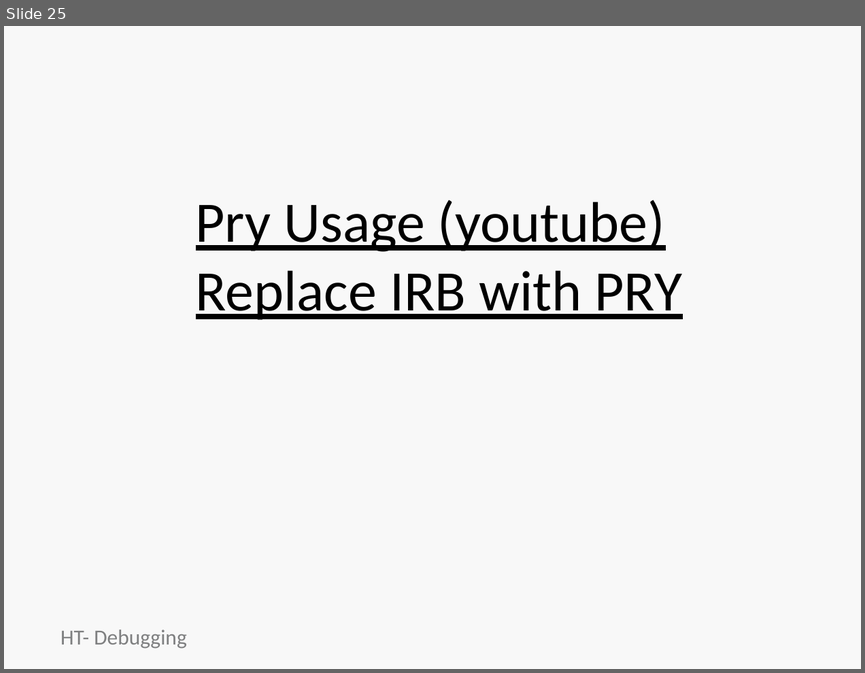
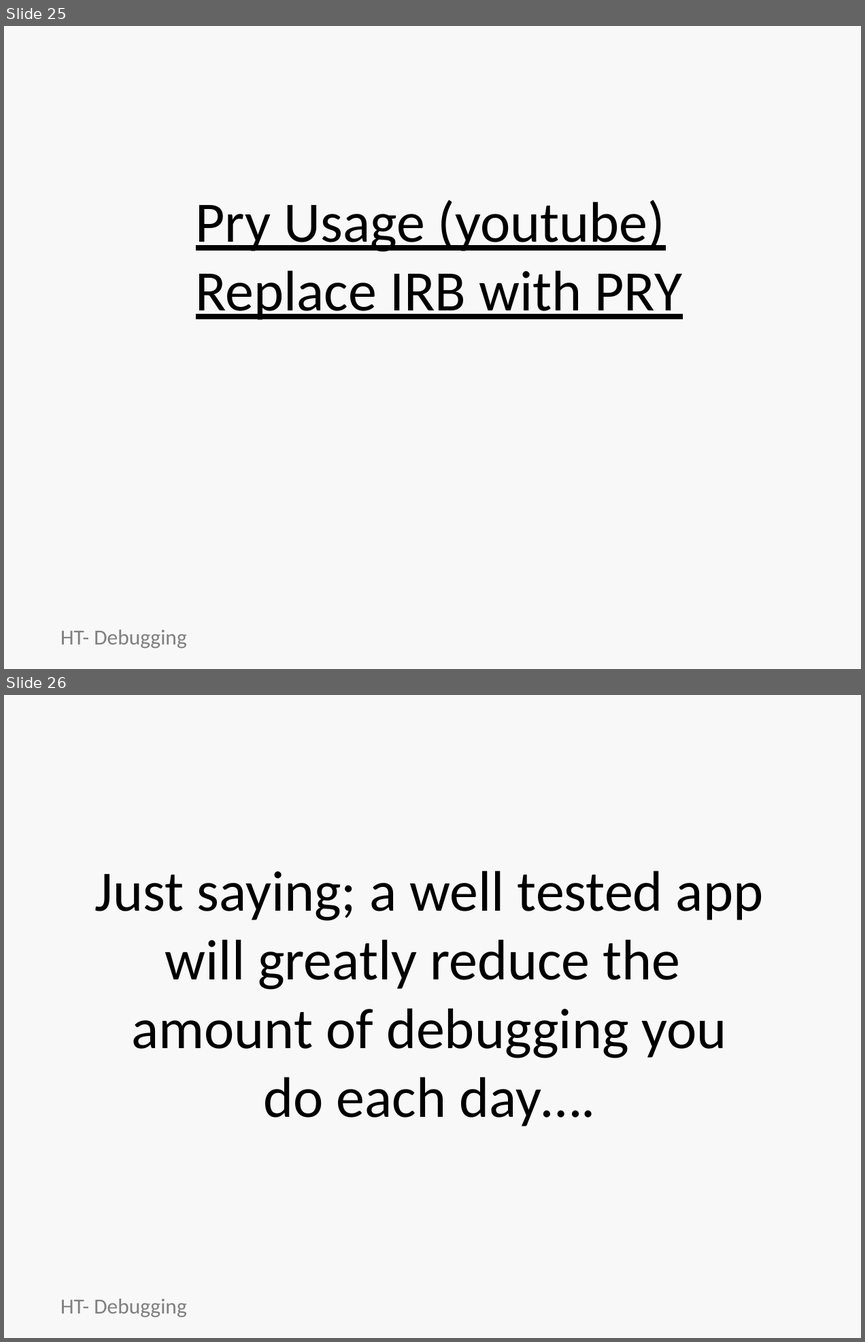
Before and after one commit to jumpcheng/debugging_notes, a slide deck: HT-debugging-basics.pptx. Shown one above the other, each under a label of ours: slide 25 before the commit, slides 25 and 26 after it. The pictures are 865x673 and 865x1342 pixels, drawn with LibreOffice and Linux fonts; fonts in the diff are those of the drawing; background and template pictures are left out. Boxes give left, top, right and bottom in pixels: in the first picture for what was removed or moved away, otherwise in the second. Text is boxed around its words. In the diff, an @@ line names an element or a change of style, - is before the commit and + after.

```diff
--- a/HT-debugging-basics.pptx
+++ b/HT-debugging-basics.pptx
@@ slide 26 added at box(4, 695, 861, 1338), background picture (left out) @@
@@ title added at box(47, 705, 818, 813), 44 pt, text #F8F8F8, bold @@
+Final Thought
@@ text added at box(95, 870, 763, 1126), 48 pt, text #000000 @@
+Just saying; a well tested app
+will greatly reduce the
+amount of debugging you
+do each day….
@@ text added at box(60, 1298, 186, 1317), 18 pt, text #7E7F80 @@
+HT- Debugging
```
Also in this commit, not shown: 5 slides changed, 1 other file.
